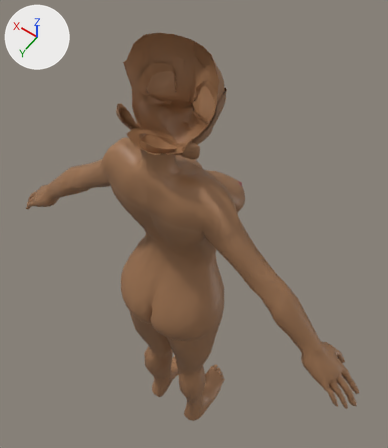
A saved change to the FBX model BondageClub/Assets/3D/BodyUpper/Dark Skin.fbx.
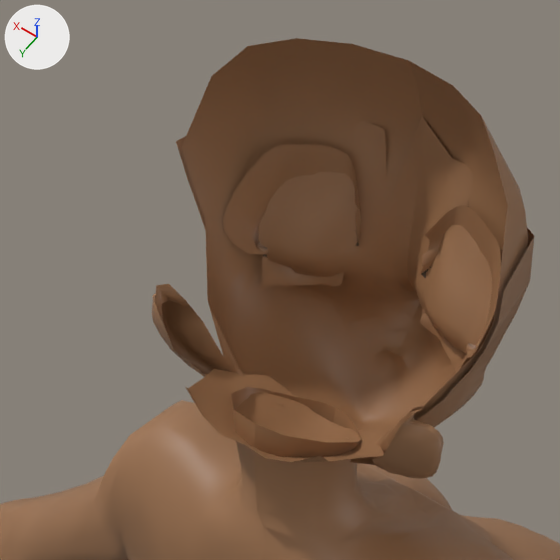
Each version is shown whole from a camera (50 mm lens) standing at (-0.488, 0.592, 2.092) and looking at (0.055, -0.169, 0.896), then close up on the part from 19% to 60% of the width and 5% to 41% of the height. Every picture has the same lights, and +X, +Y and +Z are marked at upper left. Where no turn or scale is listed for an object, it has been applied to the vertices. Vertices at the same position are counted once.

The first close-up shows 'Pale Body_mesh'.
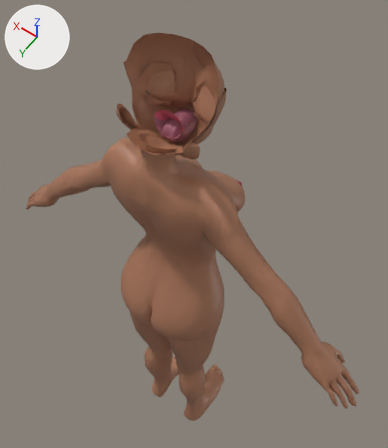
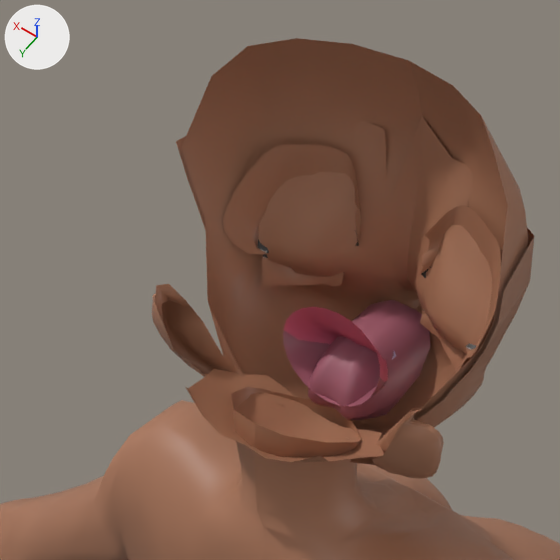
Patch to the scene script:
```diff
--- a/BondageClub/Assets/3D/BodyUpper/Dark Skin.fbx.py
+++ b/BondageClub/Assets/3D/BodyUpper/Dark Skin.fbx.py
@@ img_dark_skin_face_bmp @@
+img_dark_skin_face_bmp = load_image('Dark Skin face.bmp', '_unpacked/Dark_Skin_face.bmp', 256, 256, 'sRGB')
@@ img_dark_skin_bmp_1 @@
+img_dark_skin_bmp_1 = load_image('dark skin.bmp', '_unpacked/dark_skin.bmp', 512, 512, 'sRGB')
@@ img_t004_bmp @@
+img_t004_bmp = load_image('t004.bmp', '_unpacked/t004.bmp', 256, 256, 'sRGB')
@@ mat_mesh3 @@
+mat_mesh3 = principled_material('Mesh3')
+mat_mesh3.texture = img_dark_skin_face_bmp
@@ mat_mesh1 @@
+mat_mesh1 = principled_material('Mesh1')
+mat_mesh1.texture = img_dark_skin_bmp_1
@@ mat_mesh4 @@
+mat_mesh4 = principled_material('Mesh4')
+mat_mesh4.texture = img_t004_bmp  # with its transparency
@@ mat_mesh2 @@
+mat_mesh2 = principled_material('Mesh2')
+mat_mesh2.texture = img_dark_skin_bmp_1
@@ me_pale_body_007 @@
 # used by ob_pale_body_mesh; location = (0.0, 0.0, 0.0)
-me_pale_body_007.from_pydata(...)  # 6824 vertices, 12975 faces; spans x -0.54..0.54, y -0.18..0.12, z 0.01..1.55
-me_pale_body_007.materials.append(mat_材質2_007)  # picture img_dark_skin_01_bmp
+me_pale_body_007.from_pydata(...)  # 7305 vertices, 13857 faces; spans x -0.54..0.54, y -0.18..0.12, z 0.01..1.55
+# me_pale_body_007 part 1: a new loose piece of 137 vertices spanning x -0.03..0.03, y -0.06..0.0, z 1.37..1.43, in mat_mesh4 (picture img_t004_bmp)
+# me_pale_body_007 part 2: a new loose piece of 128 vertices spanning x -0.02..0.02, y -0.08..0.0, z 1.35..1.4, in mat_mesh4 (picture img_t004_bmp)
+# me_pale_body_007 part 3: 1404 faces spanning x -0.11..0.17, y -0.18..0.12, z 0.72..1.41 switch from mat_材質1_007 (picture img_dark_skin_01_bmp) to mat_mesh1 (picture img_dark_skin_bmp_1)
+# me_pale_body_007 part 4: 2756 faces spanning x -0.1..0.1, y -0.1..0.04, z 1.34..1.55 switch from mat_材質3_007 (picture img_dark_skin_bmp) to mat_mesh3 (picture img_dark_skin_face_bmp)
+me_pale_body_007.materials.append(mat_mesh2)  # picture img_dark_skin_bmp_1
+me_pale_body_007.materials.append(mat_mesh4)  # picture img_t004_bmp
```

Location of each change, (x1, y1, x2, y2) in pixels of the close-ups (560 x 560 px):
part 1 of me_pale_body_007, added (red)
    after: (283, 307, 388, 407)
part 2 of me_pale_body_007, added (brown)
    after: (308, 300, 430, 420)
part 3 of me_pale_body_007, recoloured
    both: (133, 399, 384, 501)
part 4 of me_pale_body_007, recoloured
    both: (255, 239, 498, 460)
